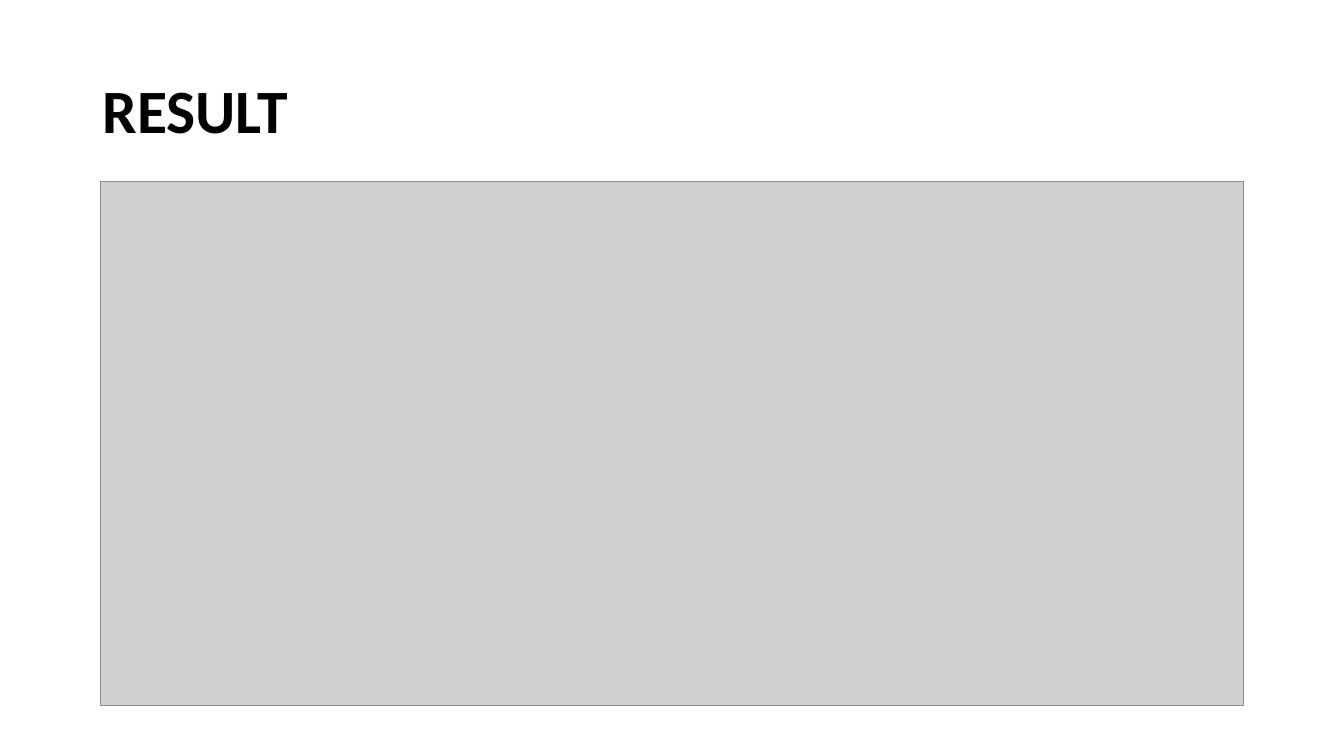
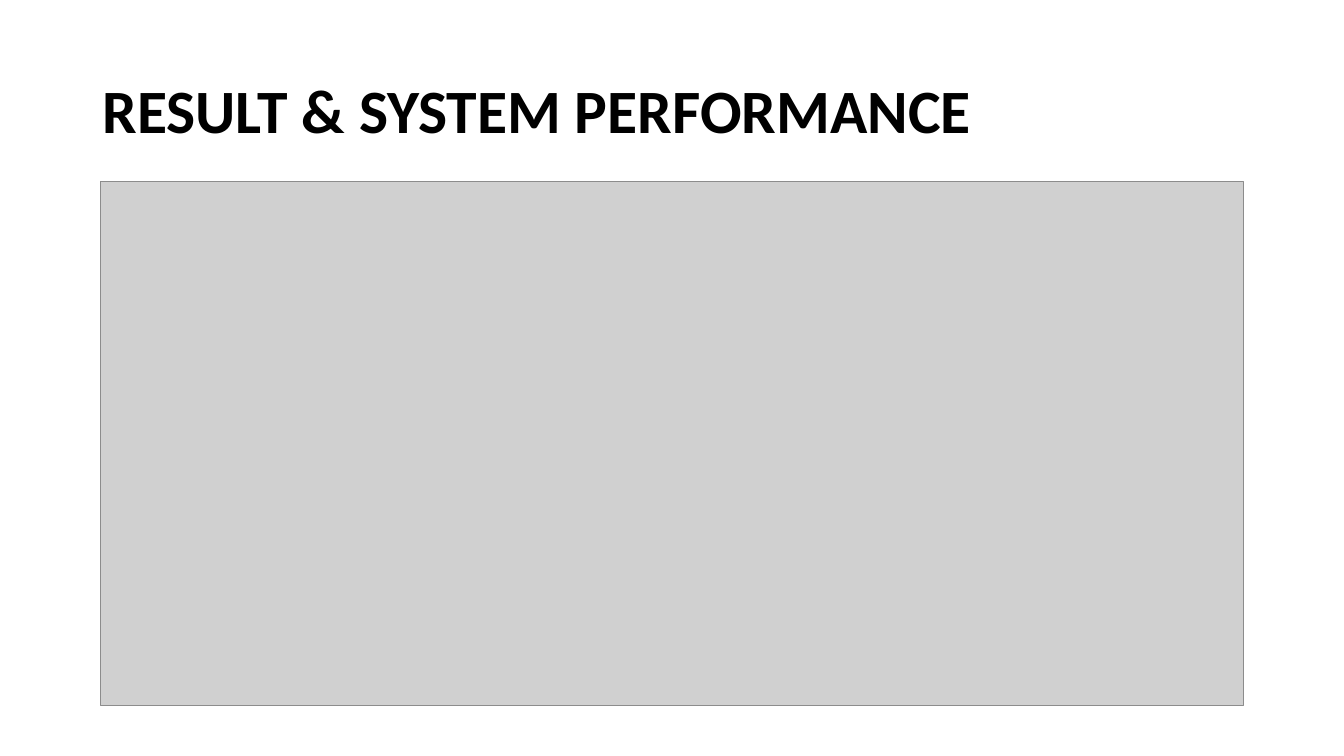
Before and after one commit to aswanayyappan/S3-SKILL-PROJECT, a slide deck: slide 6 of public/S-3_IOT_Presentation.pptx. Drawn at 1344x756 pixels with LibreOffice and Linux fonts; fonts in the diff are those of the drawing; grey boxes stand for pictures. Boxes give left, top, right and bottom in pixels: in the first picture for what was removed or moved away, otherwise in the second. Text is boxed around its words. In the diff, an @@ line names an element or a change of style, - is before the commit and + after.

Commit message:
feat: expand presentation to 10 slides with Future Scope Hybrid AI and Modular Switch System circuit schematic

```diff
--- a/public/S-3_IOT_Presentation.pptx
+++ b/public/S-3_IOT_Presentation.pptx
@@ title at <box>102,92,971,134</box>: text changed @@
-RESULT
+RESULT & SYSTEM PERFORMANCE
```
Also in this commit, not shown: 4 other slides changed, 3 slides added, 1 slide removed, 12 other files.
